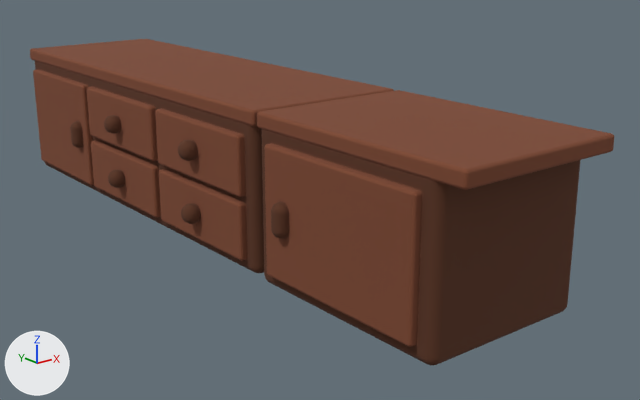
The OBJ model public/Kommode/kommode.obj, before and after one commit.
Before and after are seen from a 50 mm lens placed at (-2.77, -6.54, 7.73), pointed at (3.56, 1.38, 4.56). Every picture has the same lights, and +X, +Y and +Z are marked at lower left. Where no turn or scale is listed for an object, it has been applied to the vertices.

Objects in the first picture: '282328_23_05_24_17_56_50_0'.
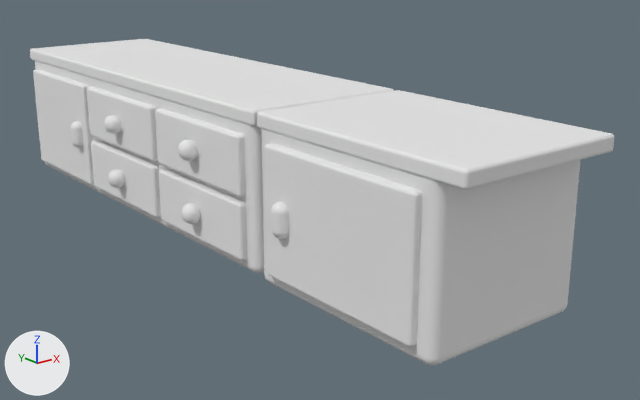
Location of each change, [x1, y1, x2, y2] in pixels of the pictures (640 x 400 px):
'282328_23_05_24_17_56_50_0', recoloured (brown to grey)
    both: [30, 39, 614, 365]

The edits, one by one:
Material 'kommode' (mat_kommode) is new.
Its base color is (0.8, 0.8, 0.8) (white #e7e7e7).
Its roughness is 1.0.
me_282328_23_05_24_17_56_50_0 has 4963 vertices, 9918 faces and spans x 1.85..4.01, y -2.22..6.38, z 4.15..5.96.
me_282328_23_05_24_17_56_50_0 no longer uses material mat_282328_23_05_24_17_56_50_0 (picture img_282328_23_05_24_17_56_50_0_color_png).
me_282328_23_05_24_17_56_50_0 now uses material mat_kommode (white #e7e7e7).
